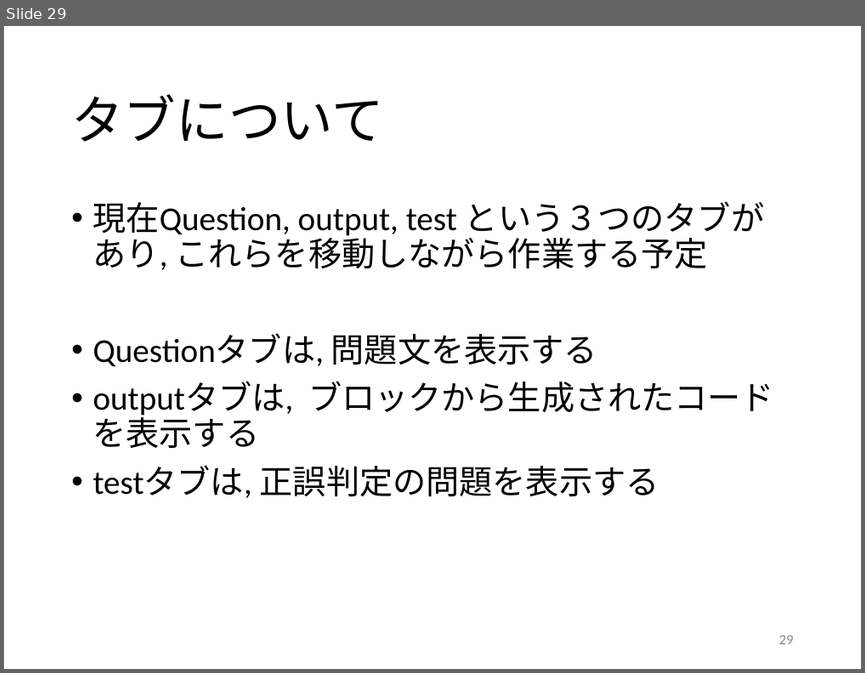
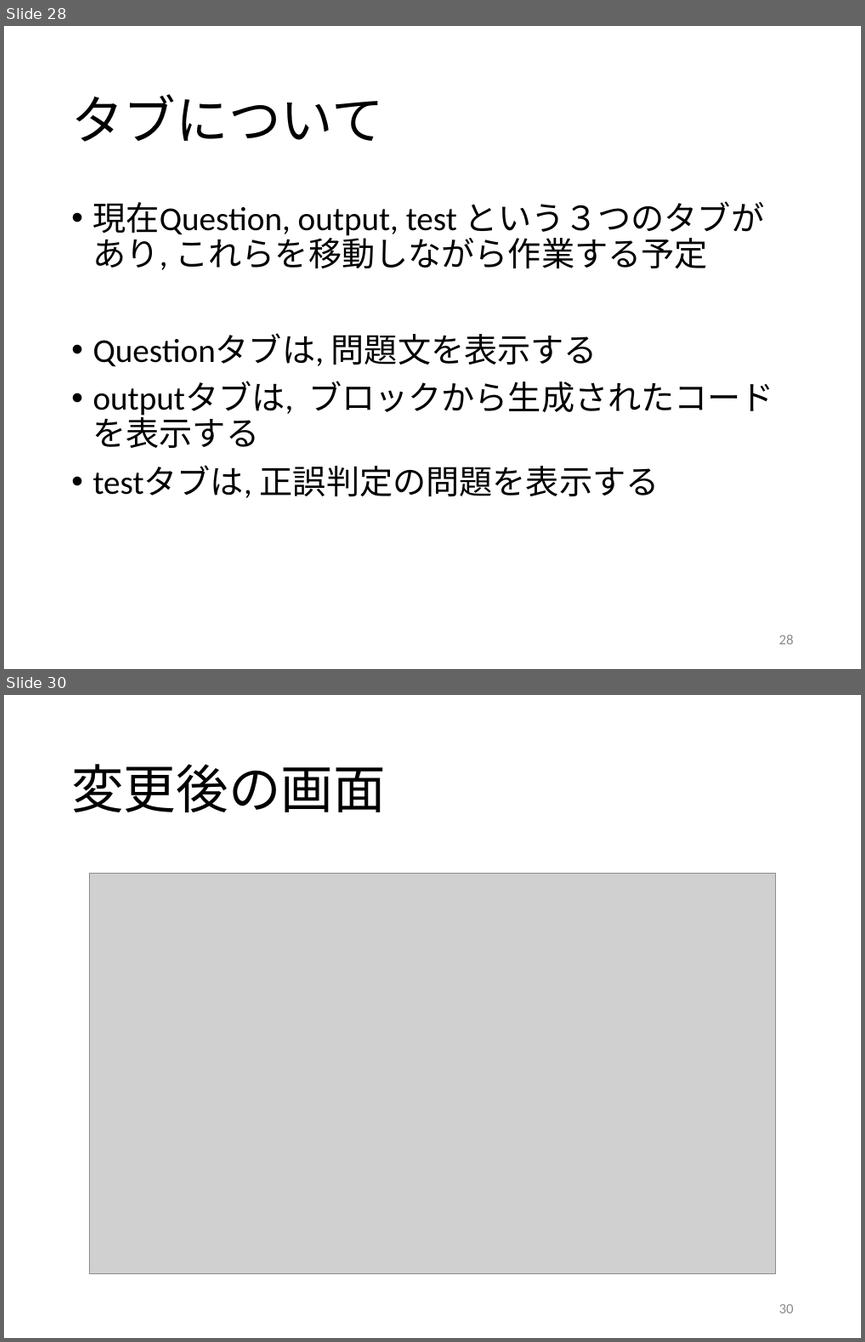
Before and after one commit to kait-takanolab/1821121-shimaoka-thesis, a slide deck: 1821121_shimaoka_sotsuken.pptx. Shown one above the other, each under a label of ours: slide 29 before the commit, slides 28 and 30 after it; the slides between them are not shown. The pictures are 865x673 and 865x1342 pixels, drawn with LibreOffice and Linux fonts; fonts in the diff are those of the drawing; grey boxes stand for pictures. Boxes give left, top, right and bottom in pixels: in the first picture for what was removed or moved away, otherwise in the second. Text is boxed around its words. In the diff, an @@ line names an element or a change of style, - is before the commit and + after.

```diff
--- a/1821121_shimaoka_sotsuken.pptx
+++ b/1821121_shimaoka_sotsuken.pptx
@@ slide 30 added at bbox=[4, 695, 861, 1338], background #FFFFFF @@
@@ title added at bbox=[71, 764, 386, 812], 44 pt, text #000000 @@
+変更後の画面
@@ picture added at bbox=[89, 873, 775, 1273] @@
@@ page number added at bbox=[779, 1304, 794, 1313], 12 pt, text #8C8C8C @@
+30
@@ what was slide 29 is now slide 28 @@
@@ page number at bbox=[779, 634, 794, 644]: text changed @@
-29
+28
```
Also in this commit, not shown: 1 slide changed, 3 other slides added, 1 slide removed.
